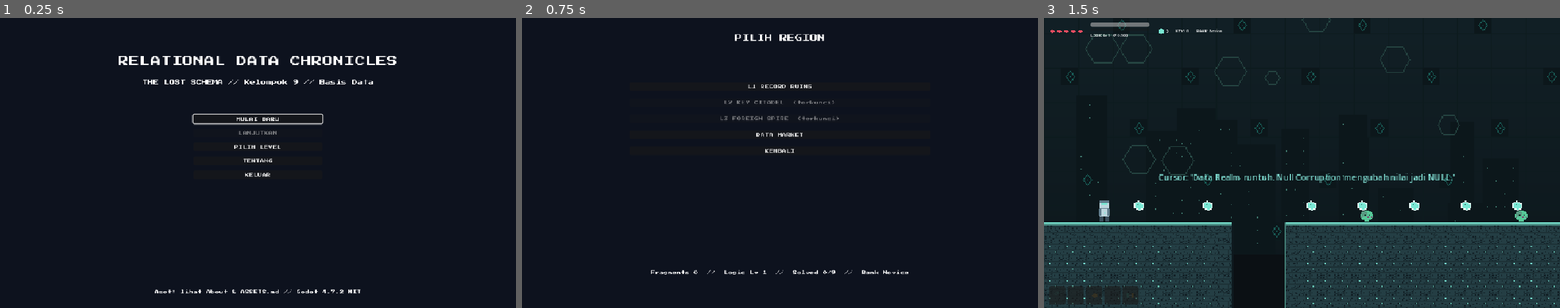
Above: before the commit, frames 1-3 (left to right).
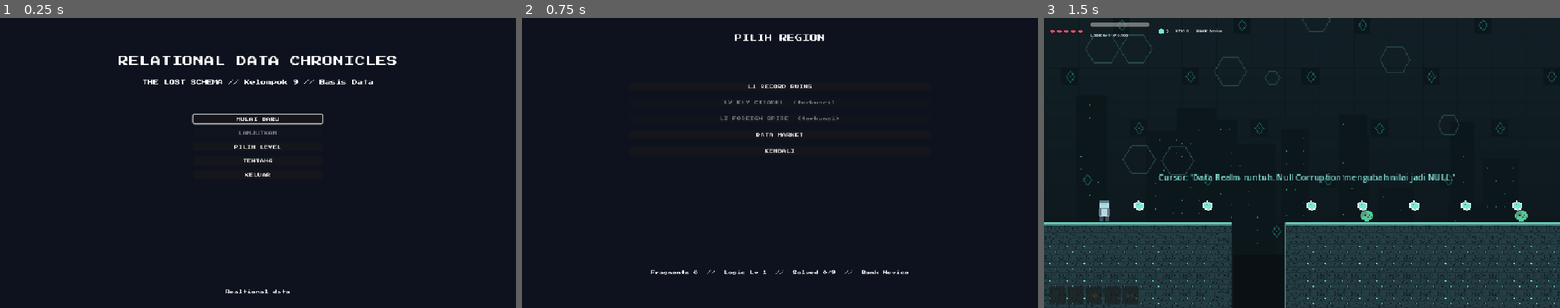
Above: after the commit, the same moments.

Repository: mohammadhafidz2405336-debug/Project-Akhir-Game
Game: Godot game, scene res://scenes/ui/main_menu.tscn
The game is run twice, just before and just after one commit, with the same random seed, the same clock (stepped at 60 frames per second) and the same inputs.
Inputs:
- Up to frame 1 (0.25 s): no input
- Up to frame 2 (0.75 s): click "PILIH LEVEL" at 0.5 s
- Up to frame 3 (1.5 s): click "L1 RECORD RUINS" at 1.25 s

The runs differ from the first frame. In frame 1, 0.3% of the frame differs, in the area x 30-70%, y 93-96%; in frame 2, nothing differs; in frame 3, nothing differs.

Commit message:
fix(puzzle,camera): E kedua tidak membuka soal & kamera terasa jeda
- interact() tidak lagi mengosongkan player.interacting (body_entered tidak
  terpicu ulang bila player tidak keluar area) -> E berkali-kali tetap membuka
- _input(): E / Esc menutup puzzle saat tree paused (PROCESS_MODE_ALWAYS)
- Camera2D: matikan drag margin, smoothing 12 -> 14 agar kamera menempel player
- probe --termprobe & --moveprobe + catatan di functional_test.md & DECISIONS.md

Diff:
--- a/scenes/player/player.tscn
+++ b/scenes/player/player.tscn
@@ -35,9 +35,9 @@
 position = Vector2(0, -24)
 zoom = Vector2(2, 2)
 position_smoothing_enabled = true
-position_smoothing_speed = 12.0
-drag_horizontal_enabled = true
-drag_vertical_enabled = true
+position_smoothing_speed = 14.0
+drag_horizontal_enabled = false
+drag_vertical_enabled = false
 drag_left_margin = 0.08
 drag_right_margin = 0.08
 drag_top_margin = 0.2
--- a/scenes/ui/main_menu.tscn
+++ b/scenes/ui/main_menu.tscn
@@ -1,21 +1,24 @@
-[gd_scene load_steps=3 format=3 uid="uid://c31mainmenudscn00"]
+[gd_scene format=3 uid="uid://cvli2kdbjlxal"]
 
-[ext_resource type="Script" path="res://scripts/ui/main_menu.gd" id="1_s"]
+[ext_resource type="Script" uid="uid://cpgyy4ntjt51n" path="res://scripts/ui/main_menu.gd" id="1_s"]
 [ext_resource type="Theme" path="res://assets/fonts/theme_pixel.tres" id="2_theme"]
 
-[node name="MainMenu" type="Control"]
-script = ExtResource("1_s")
+[node name="MainMenu" type="Control" unique_id=414086363]
+layout_mode = 3
 anchors_preset = 15
 anchor_right = 1.0
 anchor_bottom = 1.0
 theme = ExtResource("2_theme")
+script = ExtResource("1_s")
 
-[node name="Bg" type="ColorRect" parent="."]
+[node name="Bg" type="ColorRect" parent="." unique_id=1705532941]
+layout_mode = 0
 anchor_right = 1.0
 anchor_bottom = 1.0
 color = Color(0.05, 0.07, 0.12, 1)
 
-[node name="Title" type="Label" parent="."]
+[node name="Title" type="Label" parent="." unique_id=1267822598]
+layout_mode = 0
 anchor_left = 0.5
 anchor_right = 0.5
 offset_left = -420.0
@@ -26,7 +29,8 @@
 text = "RELATIONAL DATA CHRONICLES"
 horizontal_alignment = 1
 
-[node name="Sub" type="Label" parent="."]
+[node name="Sub" type="Label" parent="." unique_id=919087019]
+layout_mode = 0
 anchor_left = 0.5
 anchor_right = 0.5
 offset_left = -420.0
@@ -37,7 +41,8 @@
 text = "THE LOST SCHEMA // Kelompok 9 // Basis Data"
 horizontal_alignment = 1
 
-[node name="Box" type="VBoxContainer" parent="."]
+[node name="Box" type="VBoxContainer" parent="." unique_id=713829492]
+layout_mode = 0
 anchor_left = 0.5
 anchor_top = 0.5
 anchor_right = 0.5
@@ -48,22 +53,28 @@
 offset_bottom = 130.0
 theme_override_constants/separation = 10
 
-[node name="Play" type="Button" parent="Box"]
+[node name="Play" type="Button" parent="Box" unique_id=287947551]
+layout_mode = 2
 text = "MULAI BARU"
 
-[node name="Continue" type="Button" parent="Box"]
+[node name="Continue" type="Button" parent="Box" unique_id=61284729]
+layout_mode = 2
 text = "LANJUTKAN"
 
-[node name="LevelSelect" type="Button" parent="Box"]
+[node name="LevelSelect" type="Button" parent="Box" unique_id=178745802]
+layout_mode = 2
 text = "PILIH LEVEL"
 
-[node name="About" type="Button" parent="Box"]
+[node name="About" type="Button" parent="Box" unique_id=89511938]
+layout_mode = 2
 text = "TENTANG"
 
-[node name="Quit" type="Button" parent="Box"]
+[node name="Quit" type="Button" parent="Box" unique_id=1963351775]
+layout_mode = 2
 text = "KELUAR"
 
-[node name="Foot" type="Label" parent="."]
+[node name="Foot" type="Label" parent="." unique_id=139867106]
+layout_mode = 0
 anchor_top = 1.0
 anchor_bottom = 1.0
 offset_left = 20.0
@@ -71,5 +82,5 @@
 offset_right = 940.0
 offset_bottom = -10.0
 theme_override_font_sizes/font_size = 8
-text = "Aset: lihat About & ASSETS.md // Godot 4.7.2 MIT"
+text = "Realtional data"
 horizontal_alignment = 1
--- /dev/null
+++ b/scripts/_dev/move_probe.gd
@@ -0,0 +1,32 @@
+extends Node
+## Probe: apakah gerak ke kanan tersendat? Ukur delta x per frame & progres frame animasi.
+
+func _ready() -> void:
+	await get_tree().process_frame
+	get_tree().current_scene.get_node("Box/Play").pressed.emit()
+	await get_tree().create_timer(1.2).timeout
+	var p: CharacterBody2D = get_tree().get_first_node_in_group("player")
+	await get_tree().create_timer(0.3).timeout
+
+	Input.action_press("move_right")
+	var last_x: float = p.global_position.x
+	var deltas: Array = []
+	var frames: Array = []
+	var anims: Array = []
+	for i in 40:
+		await get_tree().physics_frame
+		var dx: float = p.global_position.x - last_x
+		last_x = p.global_position.x
+		deltas.append(snappedf(dx, 0.01))
+		frames.append(p.sprite.frame)
+		anims.append(String(p.sprite.animation))
+	Input.action_release("move_right")
+	print("PROBE anim: ", anims[0], " -> ", anims[-1])
+	print("PROBE frame: ", frames)
+	print("PROBE dx: ", deltas)
+	var zero := 0
+	for d in deltas:
+		if d < 0.5:
+			zero += 1
+	print("PROBE frame dx ~0 (berhenti): ", zero, "/", deltas.size())
+	get_tree().quit(0)
--- /dev/null
+++ b/scripts/_dev/term_probe.gd
@@ -0,0 +1,35 @@
+extends Node
+## Probe: (A) E kedua kali tetap membuka puzzle, (B) Esc/E menutup puzzle.
+
+func _ready() -> void:
+	await get_tree().process_frame
+	get_tree().current_scene.get_node("Box/Play").pressed.emit()
+	await get_tree().create_timer(1.2).timeout
+	var player := get_tree().get_first_node_in_group("player")
+	var term: Node = null
+	for n in get_tree().current_scene.find_children("*", "Area2D", true, false):
+		if n.get_script() != null and "puzzle_terminal" in String(n.get_script().resource_path):
+			term = n
+			break
+	player.global_position = term.global_position + Vector2(-12, 0)
+	await get_tree().create_timer(0.4).timeout
+	print("PROBE A interacting=", player.interacting != null)
+
+	for i in 3:
+		Input.action_press("interact")
+		await get_tree().create_timer(0.15).timeout
+		Input.action_release("interact")
+		await get_tree().create_timer(0.5).timeout
+		var buka := term._open_ui != null
+		var slots: Array = term.find_children("*", "Button", true, false).filter(
+			func(b): return b.get_script() != null and "drop_slot" in String(b.get_script().resource_path))
+		print("PROBE B tekan E ke-%d: ui_terbuka=%s slot=%d paused=%s" % [i + 1, buka, slots.size(), get_tree().paused])
+		if buka:
+			var esc := InputEventAction.new()
+			esc.action = "ui_cancel"
+			esc.pressed = true
+			Input.parse_input_event(esc)
+			await get_tree().create_timer(0.4).timeout
+			print("PROBE C setelah Esc: ui=%s paused=%s" % [term._open_ui != null, get_tree().paused])
+			Input.action_release("interact")
+	get_tree().quit(0)
--- a/scripts/puzzle/puzzle_terminal.gd
+++ b/scripts/puzzle/puzzle_terminal.gd
@@ -40,12 +40,19 @@
 func interact(player: Node) -> void:
 	if _open_ui != null:
 		return
-	player.interacting = null
 	$Label.visible = false
 	_open(player)
 
+func _input(event: InputEvent) -> void:
+	if _open_ui == null:
+		return
+	if event.is_action_pressed("interact") or event.is_action_pressed("ui_cancel"):
+		_close()
+		get_viewport().set_input_as_handled()
+
 func _open(player: Node) -> void:
 	get_tree().paused = true
+	process_mode = Node.PROCESS_MODE_ALWAYS
 	var layer := CanvasLayer.new()
 	layer.process_mode = Node.PROCESS_MODE_ALWAYS
 	add_child(layer)
@@ -367,4 +374,5 @@
 	if _open_ui != null:
 		_open_ui.queue_free()
 		_open_ui = null
+	process_mode = Node.PROCESS_MODE_INHERIT
 	get_tree().paused = false
--- a/scripts/ui/main_menu.gd
+++ b/scripts/ui/main_menu.gd
@@ -28,6 +28,14 @@
 		var s: Node = load("res://scripts/_dev/shots.gd").new()
 		s.name = "Shots"
 		get_tree().root.add_child.call_deferred(s)
+	elif "--moveprobe" in args and not get_tree().root.has_node("MoveProbe"):
+		var mp: Node = load("res://scripts/_dev/move_probe.gd").new()
+		mp.name = "MoveProbe"
+		get_tree().root.add_child.call_deferred(mp)
+	elif "--termprobe" in args and not get_tree().root.has_node("TermProbe"):
+		var tp: Node = load("res://scripts/_dev/term_probe.gd").new()
+		tp.name = "TermProbe"
+		get_tree().root.add_child.call_deferred(tp)
 	elif "--menuprobe" in args and not get_tree().root.has_node("MenuProbe"):
 		var p: Node = load("res://scripts/_dev/menu_probe.gd").new()
 		p.name = "MenuProbe"
Not shown, added: docs/progress/week2/08_puzzle_ui.png.import
Not shown, added: docs/progress/week2/09_puzzle_solved.png.import
Not shown, added: scripts/_dev/move_probe.gd.uid
Not shown, added: scripts/_dev/term_probe.gd.uid
Not shown, changed: docs/DECISIONS.md
Not shown, changed: docs/testing/functional_test.md
